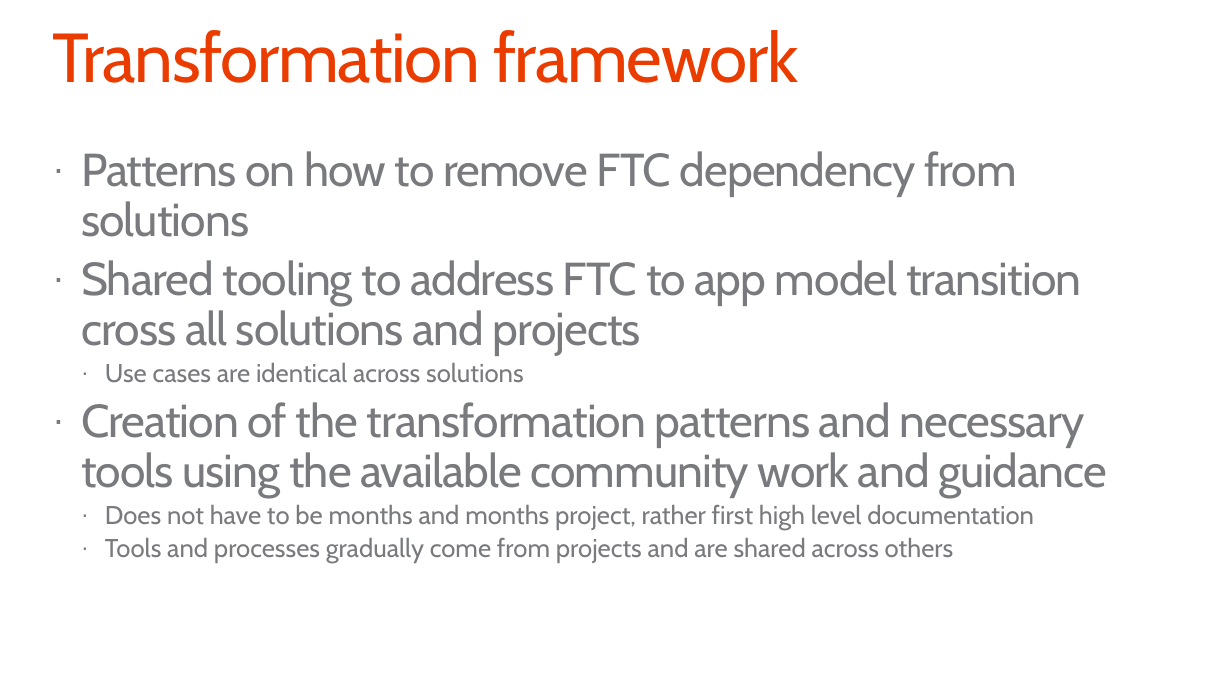
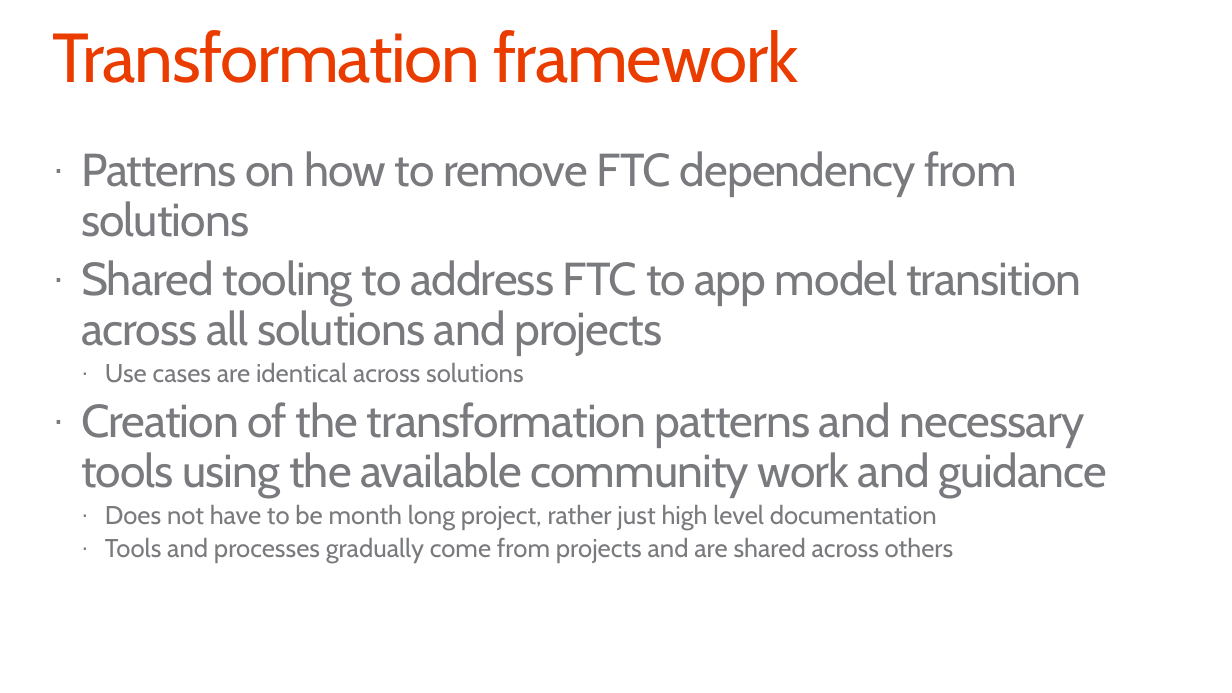
Before and after one commit to SharePoint/PnP-Guidance, a slide deck: slide 40 of PnP Transformation Process/Samples/PnP Transformation - Solution Assessment Report - Contoso.pptx. Drawn at 1232x693 pixels with LibreOffice and Linux fonts; fonts in the diff are those of the drawing; background and template pictures are left out. Boxes give left, top, right and bottom in pixels: in the first picture for what was removed or moved away, otherwise in the second. Text is boxed around its words. In the diff, an @@ line names an element or a change of style, - is before the commit and + after.

```diff
--- a/PnP Transformation Process/Samples/PnP Transformation - Solution Assessment Report - Contoso.pptx
+++ b/PnP Transformation Process/Samples/PnP Transformation - Solution Assessment Report - Contoso.pptx
@@ text at [81,260,1081,356]: text changed @@
-· Shared tooling to address FTC to app model transition cross all solutions and projects
+· Shared tooling to address FTC to app model transition across all solutions and projects
@@ text at [105,505,937,530]: text changed @@
-  · Does not have to be months and months project, rather first high level documentation
+  · Does not have to be month long project, rather just high level documentation
```
Also in this commit, not shown: 8 other slides changed, 5 other files.
